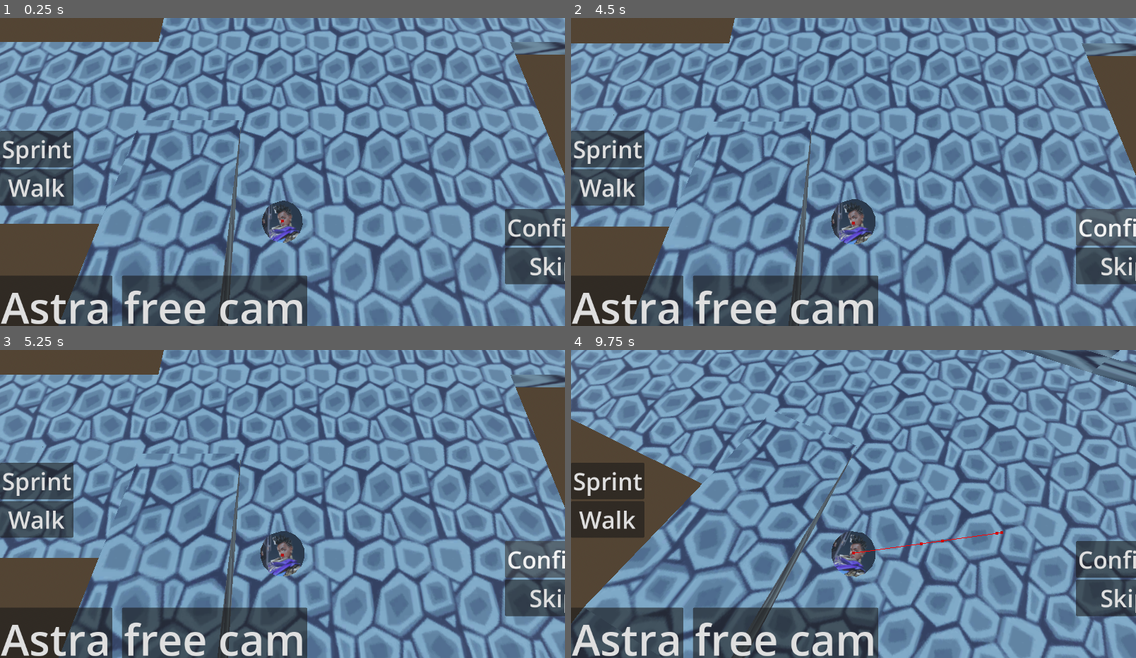
Above: before the commit, frames 1-4 (two rows, left to right).
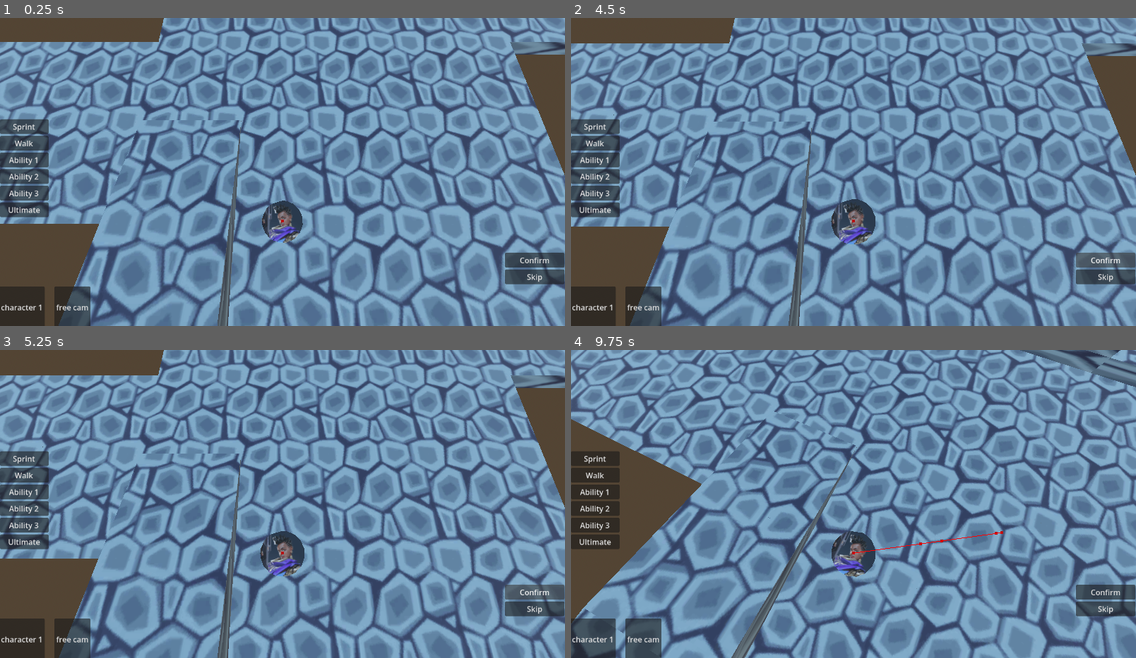
Above: after the commit, the same moments.

Repository: Rudra-Subramanian/Atlas-Reactor---Riot---Multiplayer-game---Godot
Game: Godot game, scene res://scenes/map.tscn
Two runs of this game, one before a commit and one after it. Both use one fixed random seed, a clock stepped at 60 frames per second and the inputs below.
Inputs (mouse positions are in pixels of both pictures, inside the frame that each line leads up to):
- Up to frame 1 (0.25 s): no input
- Up to frame 2 (4.5 s): click "Astra" (after the commit: "character 1") at 0.5 s; click (593, 159) at 1.25 s, where only the run after the commit has a clickable "Ability 1"; click (593, 175) at 2 s, where only the run after the commit has a clickable "Ability 2"; click (593, 193) at 2.75 s, where only the run after the commit has a clickable "Ability 3"; click (593, 208) at 3.5 s, where only the run after the commit has a clickable "Ultimate"; click "Confirm" at 4.25 s
- Up to frame 3 (5.25 s): click "Confirm" at 5 s
- Up to frame 4 (9.75 s): click "Skip" at 5.75 s; click "Skip" at 6.5 s; click "free cam" at 7.25 s; click "Sprint" at 8 s; click "Walk" at 8.75 s; tap Enter (ui_accept) at 9.5 s; move the mouse to (977, 488) at 9.52 s; hold Right (ui_right) from 9.53 s (still down); tap Q at 9.6 s; click (977, 488) at 9.67 s

The runs differ from the first frame. In frame 1, 12% of the frame differs, in the area x 0-100%, y 32-100%; in frame 2, 12%; in frame 3, 12%, in the area x 0-100%, y 8-100%; in frame 4, 12%.

Commit message:
editing things

Diff:
--- a/topdown/project.godot
+++ b/topdown/project.godot
@@ -29,5 +29,4 @@
 
 [rendering]
 
-renderer/rendering_method="gl_compatibility"
-renderer/rendering_method.mobile="gl_compatibility"
+renderer/rendering_method="mobile"
--- a/topdown/scenes/character.tscn
+++ b/topdown/scenes/character.tscn
@@ -1,6 +1,7 @@
 [gd_scene format=3 uid="uid://5ajcfwnrac6l"]
 
-[ext_resource type="Script" uid="uid://dqp8foequs2g2" path="res://scripts/character_body_3d.gd" id="1_glpr6"]
+[ext_resource type="Script" uid="uid://dqp8foequs2g2" path="res://scripts/old_scripts/character_body_3d.gd" id="1_glpr6"]
+
 
 [sub_resource type="StandardMaterial3D" id="StandardMaterial3D_pjt0s"]
 emission_enabled = true
--- a/topdown/scenes/character_ui_scene.tscn
+++ b/topdown/scenes/character_ui_scene.tscn
@@ -28,12 +28,10 @@
 
 [node name="character1" type="Button" parent="bottom character" unique_id=1476112691]
 layout_mode = 2
-theme_override_font_sizes/font_size = 90
-text = "Astra"
+text = "character 1"
 
 [node name="free cam" type="Button" parent="bottom character" unique_id=1518355258]
 layout_mode = 2
-theme_override_font_sizes/font_size = 90
 text = "free cam
 "
 
@@ -50,15 +48,29 @@
 
 [node name="action_sprint" type="Button" parent="actions" unique_id=146844299]
 layout_mode = 2
-theme_override_font_sizes/font_size = 50
 text = "Sprint
 "
 
 [node name="action_walk" type="Button" parent="actions" unique_id=145014871]
 layout_mode = 2
-theme_override_font_sizes/font_size = 50
 text = "Walk
 "
+
+[node name="ability 1" type="Button" parent="actions" unique_id=1732206001]
+layout_mode = 2
+text = "Ability 1"
+
+[node name="ability 2" type="Button" parent="actions" unique_id=1356798282]
+layout_mode = 2
+text = "Ability 2"
+
+[node name="ability 3" type="Button" parent="actions" unique_id=1619418162]
+layout_mode = 2
+text = "Ability 3"
+
+[node name="ability 4" type="Button" parent="actions" unique_id=1556694353]
+layout_mode = 2
+text = "Ultimate"
 
 [node name="Turn end actions" type="VBoxContainer" parent="." unique_id=361430654]
 layout_mode = 1
@@ -75,13 +87,11 @@
 
 [node name="confirm button" type="Button" parent="Turn end actions" unique_id=91170912]
 layout_mode = 2
-theme_override_font_sizes/font_size = 50
 text = "Confirm
 "
 
 [node name="skip button" type="Button" parent="Turn end actions" unique_id=878950784]
 layout_mode = 2
-theme_override_font_sizes/font_size = 50
 text = "Skip
 "
 
--- a/topdown/scenes/map.tscn
+++ b/topdown/scenes/map.tscn
@@ -4,6 +4,7 @@
 [ext_resource type="PackedScene" uid="uid://7blkadwvf8oy" path="res://scenes/submap.tscn" id="2_0cso3"]
 [ext_resource type="PackedScene" uid="uid://dtugj213lyq3d" path="res://scenes/astra_puck.tscn" id="3_2klcf"]
 [ext_resource type="PackedScene" uid="uid://bbahumvabs2t1" path="res://scenes/character_ui_scene.tscn" id="4_0cso3"]
+[ext_resource type="Script" uid="uid://bchknmhc3c1oo" path="res://scenes/movement_decal.gd" id="6_nakos"]
 
 [sub_resource type="ProceduralSkyMaterial" id="ProceduralSkyMaterial_e0an3"]
 sky_horizon_color = Color(0.662243, 0.671743, 0.686743, 1)
@@ -17,6 +18,10 @@
 background_mode = 2
 sky = SubResource("Sky_p5pve")
 tonemap_mode = 2
+
+[sub_resource type="CylinderShape3D" id="CylinderShape3D_2klcf"]
+height = 3.0
+radius = 15.0
 
 [node name="Node3D" type="Node3D" unique_id=491007982]
 
@@ -39,6 +44,16 @@
 
 [node name="Control" parent="." unique_id=674102939 instance=ExtResource("4_0cso3")]
 
+[node name="MeshInstance3D" type="MeshInstance3D" parent="." unique_id=365545472]
+transform = Transform3D(1, 0, 0, 0, 1, 0, 0, 0, 1, -15.488272, -0.83388495, 11.089235)
+skeleton = NodePath("")
+script = ExtResource("6_nakos")
+
+[node name="ShapeCast3D" type="ShapeCast3D" parent="MeshInstance3D" unique_id=124391810]
+transform = Transform3D(1, 0, 0, 0, 1, 0, 0, 0, 1, 11.368275, 3.3091946, -5.6037846)
+shape = SubResource("CylinderShape3D_2klcf")
+collide_with_areas = true
+
 [connection signal="move_characters" from="Control" to="astra" method="_on_control_move_characters"]
 [connection signal="pressed" from="Control/bottom character/character1" to="astra" method="_on_character_1_pressed"]
 
--- /dev/null
+++ b/topdown/scenes/movement_decal.gd
@@ -0,0 +1 @@
+extends MeshInstance3D
--- a/topdown/scenes/submap.tscn
+++ b/topdown/scenes/submap.tscn
@@ -1,7 +1,8 @@
 [gd_scene format=3 uid="uid://7blkadwvf8oy"]
 
 [ext_resource type="MeshLibrary" uid="uid://bljyivote0mnc" path="res://resources/gridmap templates/doubleheightgroundlibraryslant.tres" id="1_jxdrg"]
-[ext_resource type="Script" uid="uid://w2fdqu0nsru2" path="res://scripts/grid_map.gd" id="2_jomr5"]
+[ext_resource type="Script" uid="uid://w2fdqu0nsru2" path="res://scripts/old_scripts/grid_map.gd" id="2_jomr5"]
+
 
 [sub_resource type="NavigationMesh" id="NavigationMesh_e0an3"]
 vertices = PackedVector3Array(-12.25, 0.10000008, -19, -10.25, 0.10000008, -19, -10.25, 0.10000008, -23, -13, 0.1000000 …(1654 unchanged characters)…
--- a/topdown/scripts/point_and_click_mover.gd
+++ b/topdown/scripts/point_and_click_mover.gd
@@ -107,10 +107,16 @@
 	elif value == is_moving:
 		is_moving = value
 
+func handle_ended_movement(name, bool_value) -> void:
+	if bool_value:
+		navigation_agent_3d.set_target_position(position)
+	return
+
 
 
 func _ready() -> void:
 	move_navigation_to_target(position)
+	movement_finished.connect(handle_ended_movement)
 	return
 
 func is_position_within_distance(target_pos: Vector3, distance: float) -> bool:
Not shown: 4 places in topdown/resources/gridmap templates/doubleheightgroundlibraryslant.tres that only renumber resources
Binary file added: topdown/resources/textures/friendlies.jpg
Not shown, added: topdown/resources/textures/friendlies.jpg.import
Binary file added: topdown/resources/textures/opacity30.jpg
Not shown, added: topdown/resources/textures/opacity30.jpg.import
Not shown, added: topdown/scenes/movement_decal.gd.uid
Renamed: topdown/scripts/astra_puck.gd -> topdown/scripts/old_scripts/astra_puck.gd
Renamed: topdown/scripts/astra_puck.gd.uid -> topdown/scripts/old_scripts/astra_puck.gd.uid
Renamed: topdown/scripts/character_body_3d.gd -> topdown/scripts/old_scripts/character_body_3d.gd
Renamed: topdown/scripts/character_body_3d.gd.uid -> topdown/scripts/old_scripts/character_body_3d.gd.uid
Renamed: topdown/scripts/character_body_3d_old.gd -> topdown/scripts/old_scripts/character_body_3d_old.gd
Renamed: topdown/scripts/character_body_3d_old.gd.uid -> topdown/scripts/old_scripts/character_body_3d_old.gd.uid
(and 3 more such lines)
